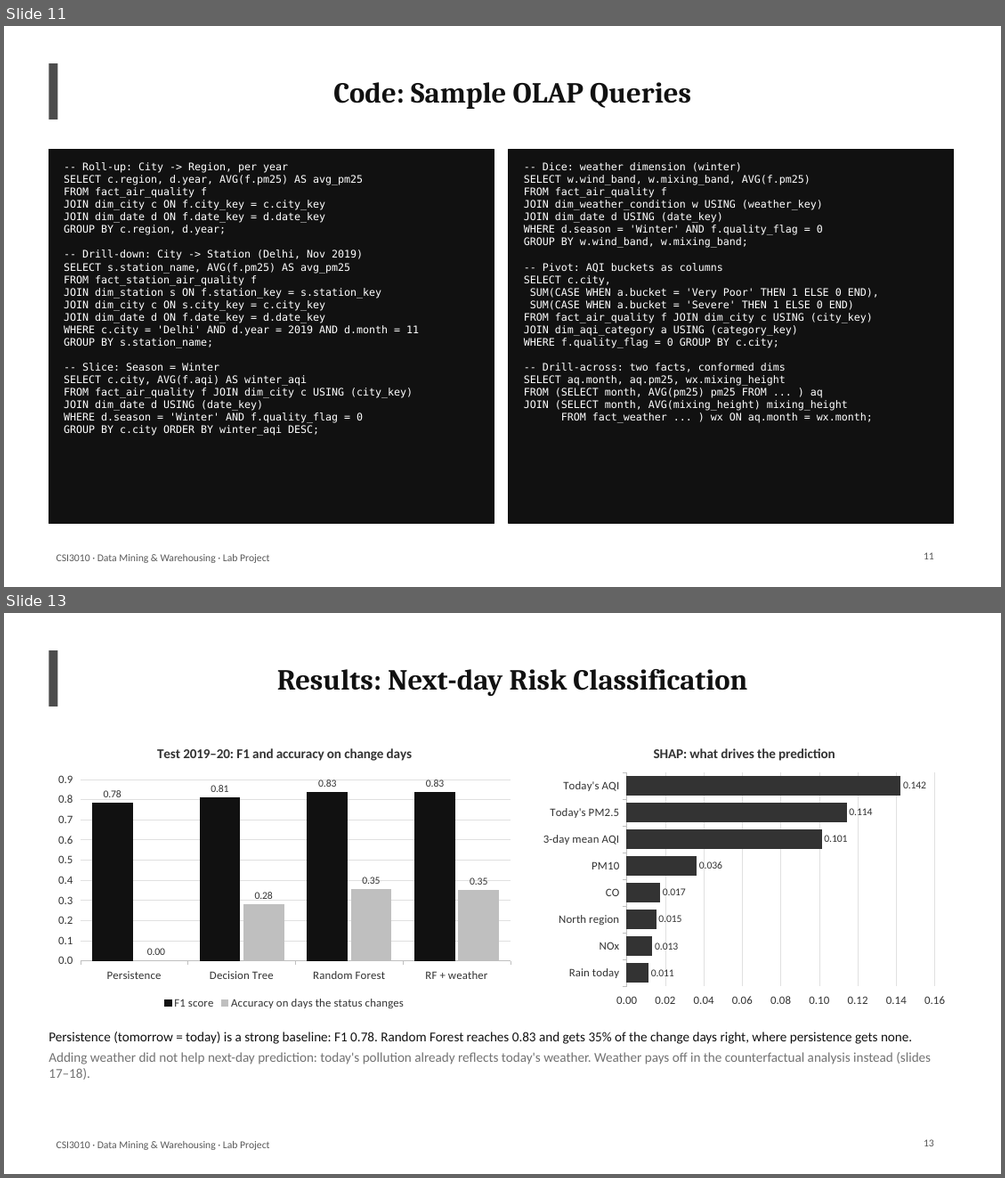
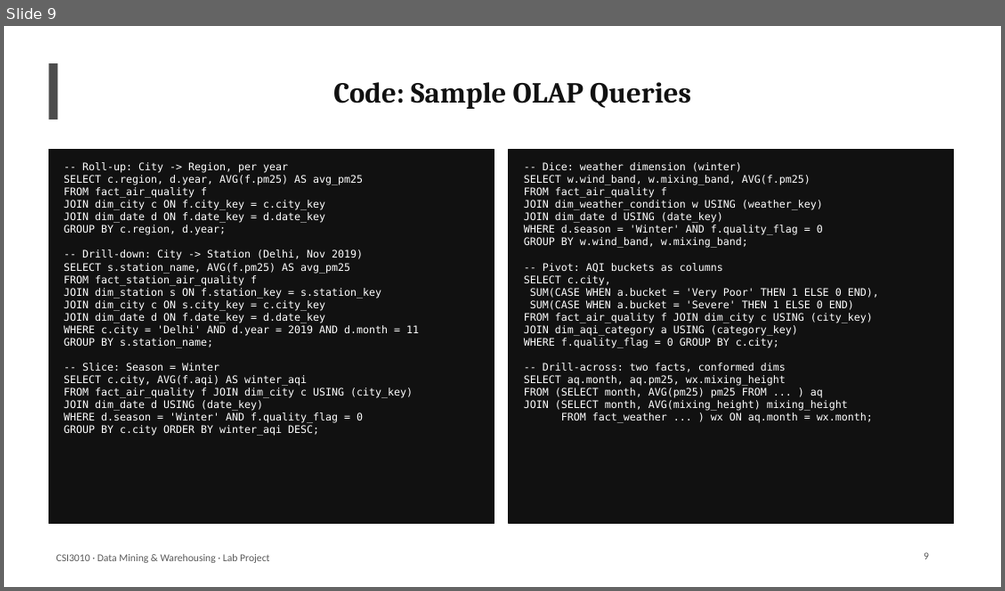
Before and after one commit to StutiArya2/breathing-cities-dwdm, a slide deck: docs/Breathing_Cities_DWDM.pptx. Shown one above the other, each under a label of ours: slides 11 and 13 before the commit, slide 9 after it; the slides between them are not shown. The pictures are 1005x1178 and 1005x591 pixels, drawn with LibreOffice and Linux fonts; fonts in the diff are those of the drawing. Boxes give left, top, right and bottom in pixels: in the first picture for what was removed or moved away, otherwise in the second. Text is boxed around its words. In the diff, an @@ line names an element or a change of style, - is before the commit and + after.

```diff
--- a/docs/Breathing_Cities_DWDM.pptx
+++ b/docs/Breathing_Cities_DWDM.pptx
@@ slide 13 removed at (4, 613, 1001, 1174), background #FFFFFF; not listed: 2 template elements that a slide beside it also shows @@
@@ title removed at (277, 669, 747, 696) @@
-Results: Next-day Risk Classification
@@ column chart removed at (48, 732, 520, 1013) @@
-title "Test 2019–20: F1 and accuracy on change days"
-categories: Persistence, Decision Tree, Random Forest, RF + weather
-F1 score: 0.78, 0.81, 0.83, 0.83
-Accuracy on days the status changes: 0, 0.28, 0.35, 0.35
@@ bar chart removed at (535, 732, 954, 1013) @@
-title "SHAP: what drives the prediction"
-categories: Rain today, NOx, North region, CO, PM10, 3-day mean AQI, Today's PM2.5, Today's AQI
-Series 1: 0.011, 0.013, 0.015, 0.017, 0.036, 0.101, 0.114, 0.142
@@ text removed at (48, 1031, 930, 1079) @@
-Persistence (tomorrow = today) is a strong baseline: F1 0.78. Random Forest reaches 0.83 and gets 35% of the change days right, where persistence gets none.
-Adding weather did not help next-day prediction: today's pollution already reflects today's weather. Weather pays off in the counterfactual analysis instead (slides 17–18).
@@ page number removed at (923, 1139, 934, 1146) @@
-13
@@ what was slide 11 is now slide 9 @@
@@ page number at (923, 552, 929, 559): text changed @@
-11
+9
```
Also in this commit, not shown: 10 other slides removed.
